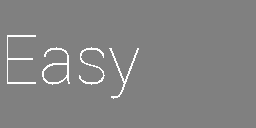
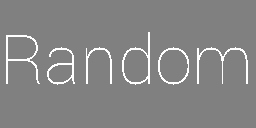
Two versions of the same layered image (256px x 128px). Layer-by-layer changes:
renamed "Easy" to "Random", painted on it over box(6, 32, 248, 99)
